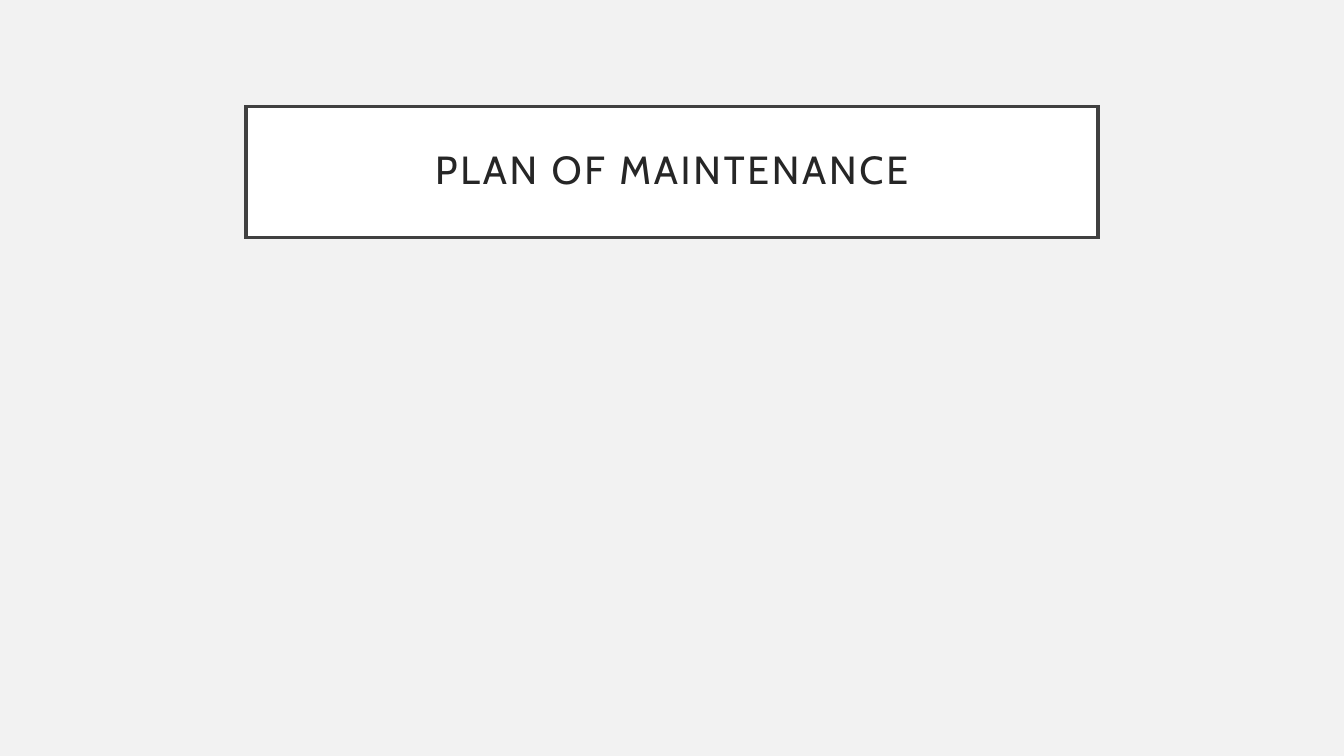
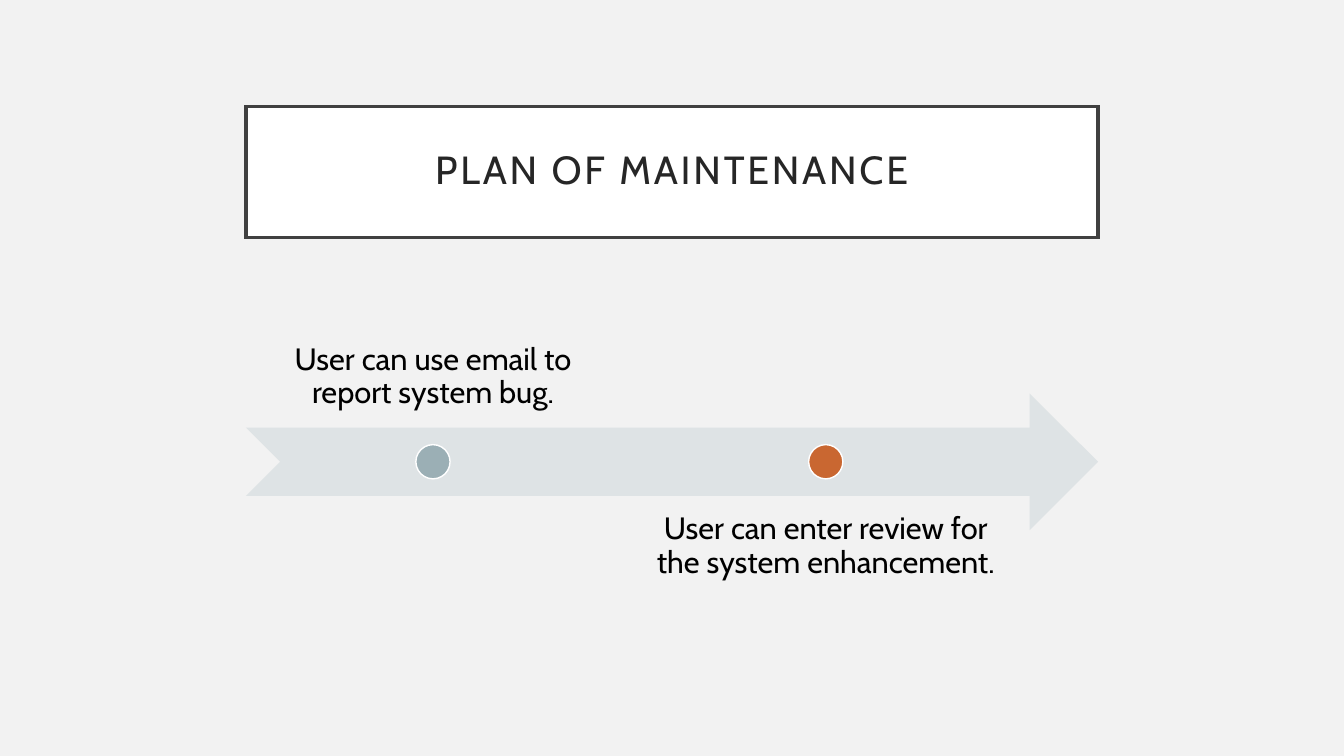
Before and after one commit to wcyap1027/Patient-Monitoring-System, a slide deck: slide 5 of SoftwareEngineering.pptx. Drawn at 1344x756 pixels with LibreOffice and Linux fonts; fonts in the diff are those of the drawing. Boxes give left, top, right and bottom in pixels: in the first picture for what was removed or moved away, otherwise in the second. Text is boxed around its words. In the diff, an @@ line names an element or a change of style, - is before the commit and + after.

```diff
--- a/SoftwareEngineering.pptx
+++ b/SoftwareEngineering.pptx
@@ group added at bbox=[246, 347, 1098, 579]: 2 texts, 2 ellipses, 1 notched right arrow @@
+User can use email to report system bug.
+User can enter review for the system enhancement.
```
Also in this commit, not shown: 3 other slides changed, 16 other files.
